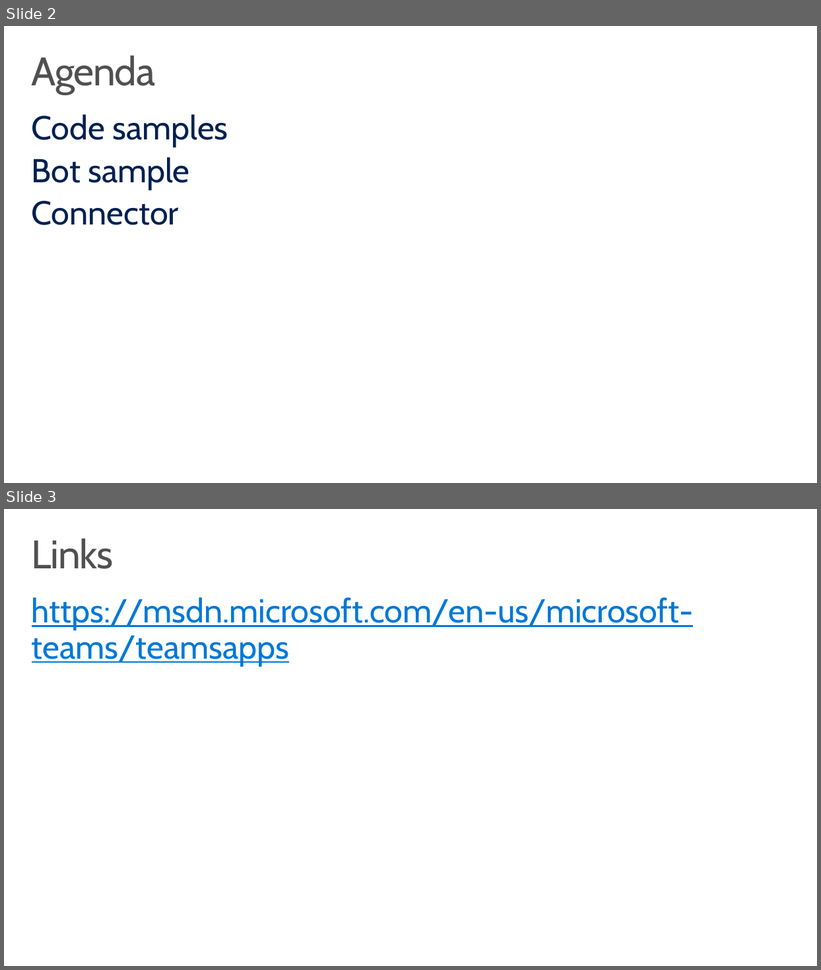
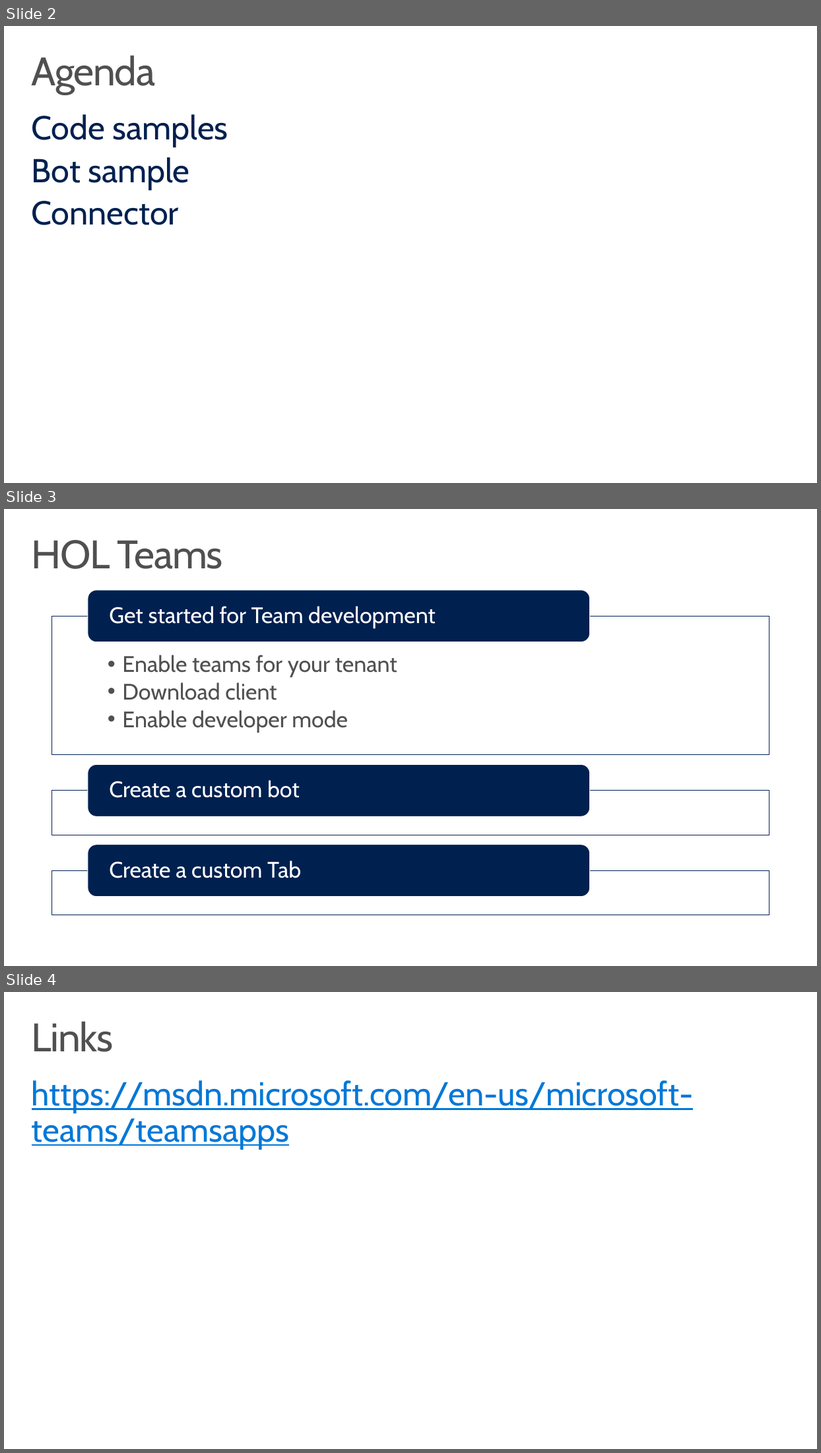
Before and after one commit to hamiltop/EDU-Dev-Bootcamp, a slide deck: Presentation/16-HOL-Teams.pptx. Shown one above the other, each under a label of ours: slides 2 and 3 before the commit, slides 2, 3 and 4 after it. The pictures are 821x970 and 821x1453 pixels, drawn with LibreOffice and Linux fonts; fonts in the diff are those of the drawing; background and template pictures are left out. Boxes give left, top, right and bottom in pixels: in the first picture for what was removed or moved away, otherwise in the second. Text is boxed around its words. In the diff, an @@ line names an element or a change of style, - is before the commit and + after.

```diff
--- a/Presentation/16-HOL-Teams.pptx
+++ b/Presentation/16-HOL-Teams.pptx
@@ slide 3 added at <box>4,509,817,966</box>, background #FFFFFF @@
@@ title added at <box>32,540,223,569</box>, 48 pt, text #505050 @@
+HOL Teams
@@ group added at <box>52,590,770,915</box>: 4 texts, 3 rectangles, 3 rounded rectangles @@
+  • Enable teams for your tenant
+  • Download client
+  • Enable developer mode
+Get started for Team development
+Create a custom bot
+Create a custom Tab
@@ what was slide 3 is now slide 4 @@
```
Also in this commit, not shown: 1 slide changed, 1 slide removed, 31 other files.
